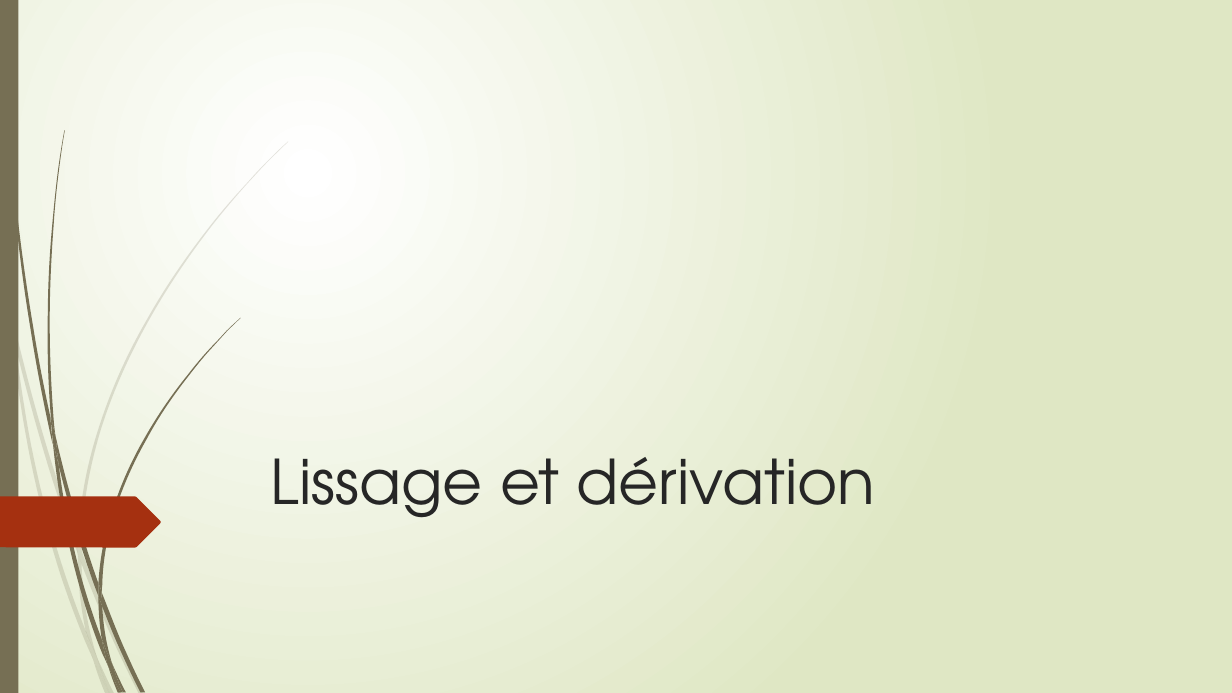
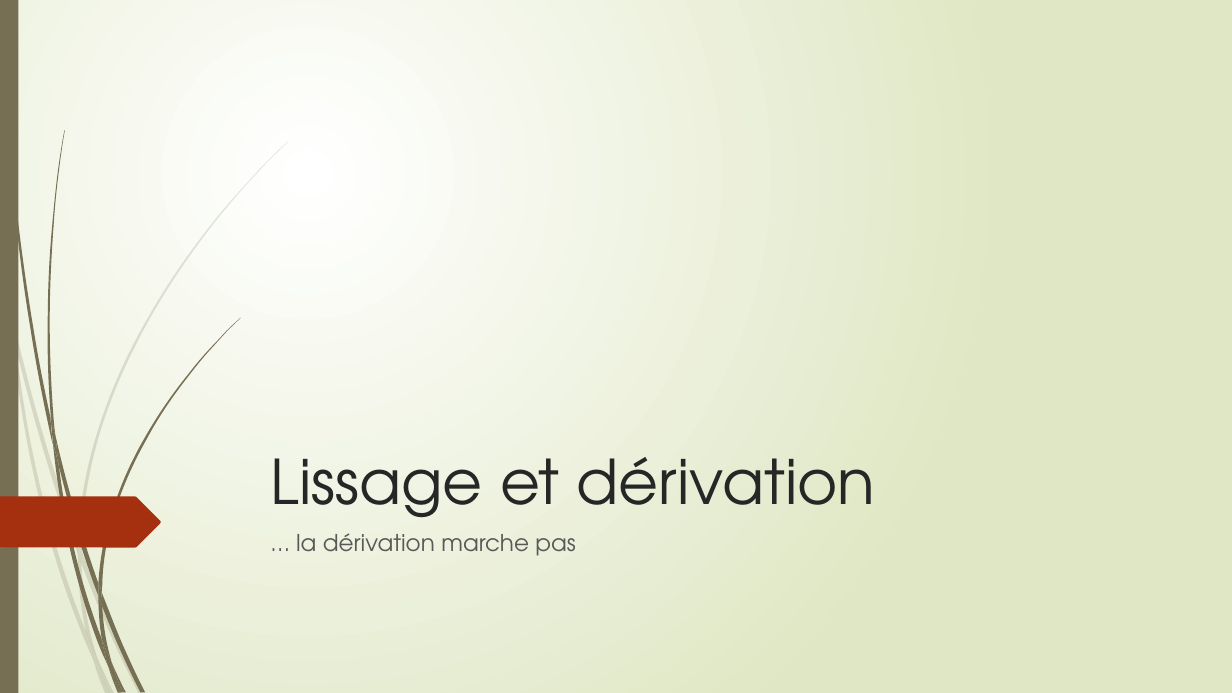
Before and after one commit to Poroing/CrowdDeplacementOptimisation, a slide deck: slide 26 of Présentation/thibaylt.pptm. Drawn at 1232x693 pixels with LibreOffice and Linux fonts; fonts in the diff are those of the drawing. Boxes give left, top, right and bottom in pixels: in the first picture for what was removed or moved away, otherwise in the second. Text is boxed around its words. In the diff, an @@ line names an element or a change of style, - is before the commit and + after.

```diff
--- a/Présentation/thibaylt.pptm
+++ b/Présentation/thibaylt.pptm
@@ text added at box(296, 533, 575, 556), 18 pt, text #595959 @@
+… la dérivation marche pas
```
Also in this commit, not shown: 3 other files.
